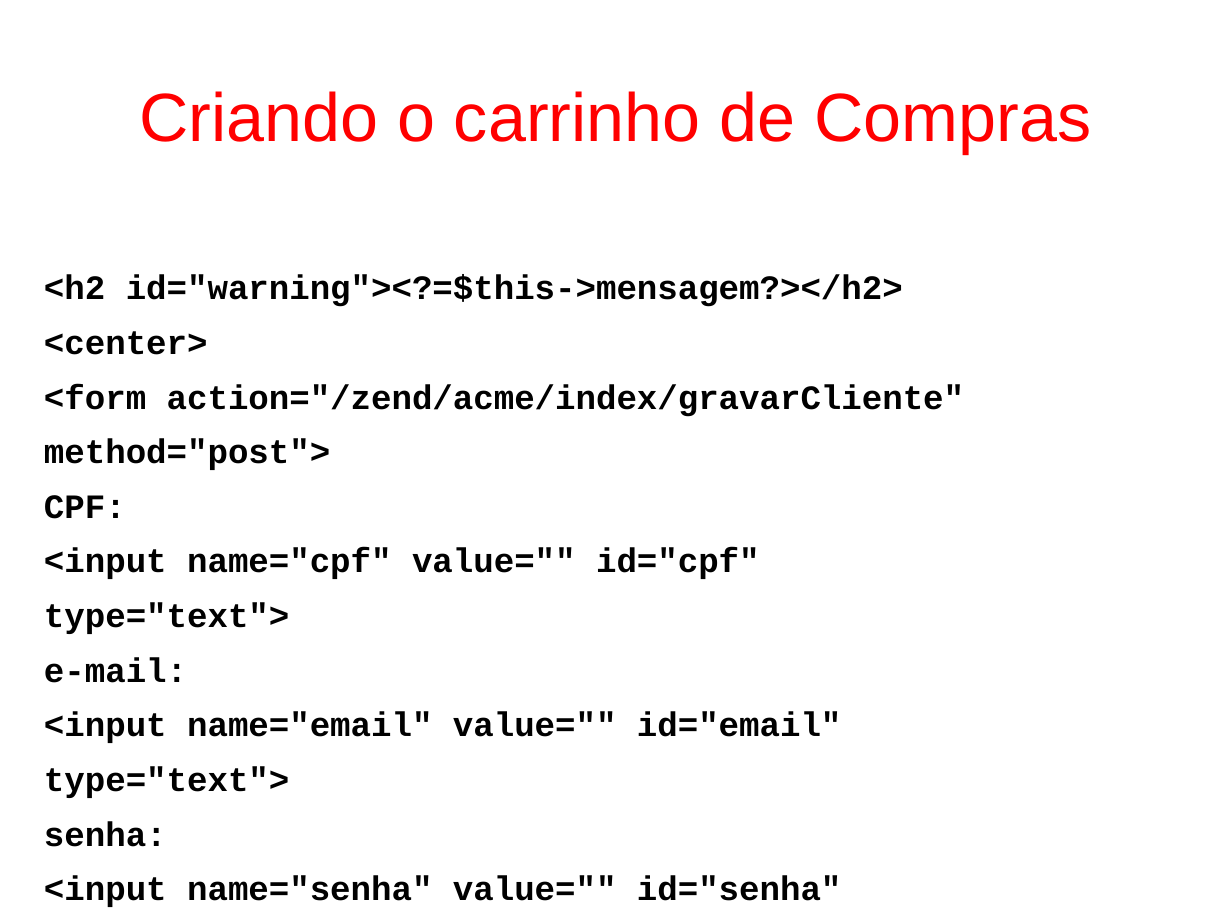
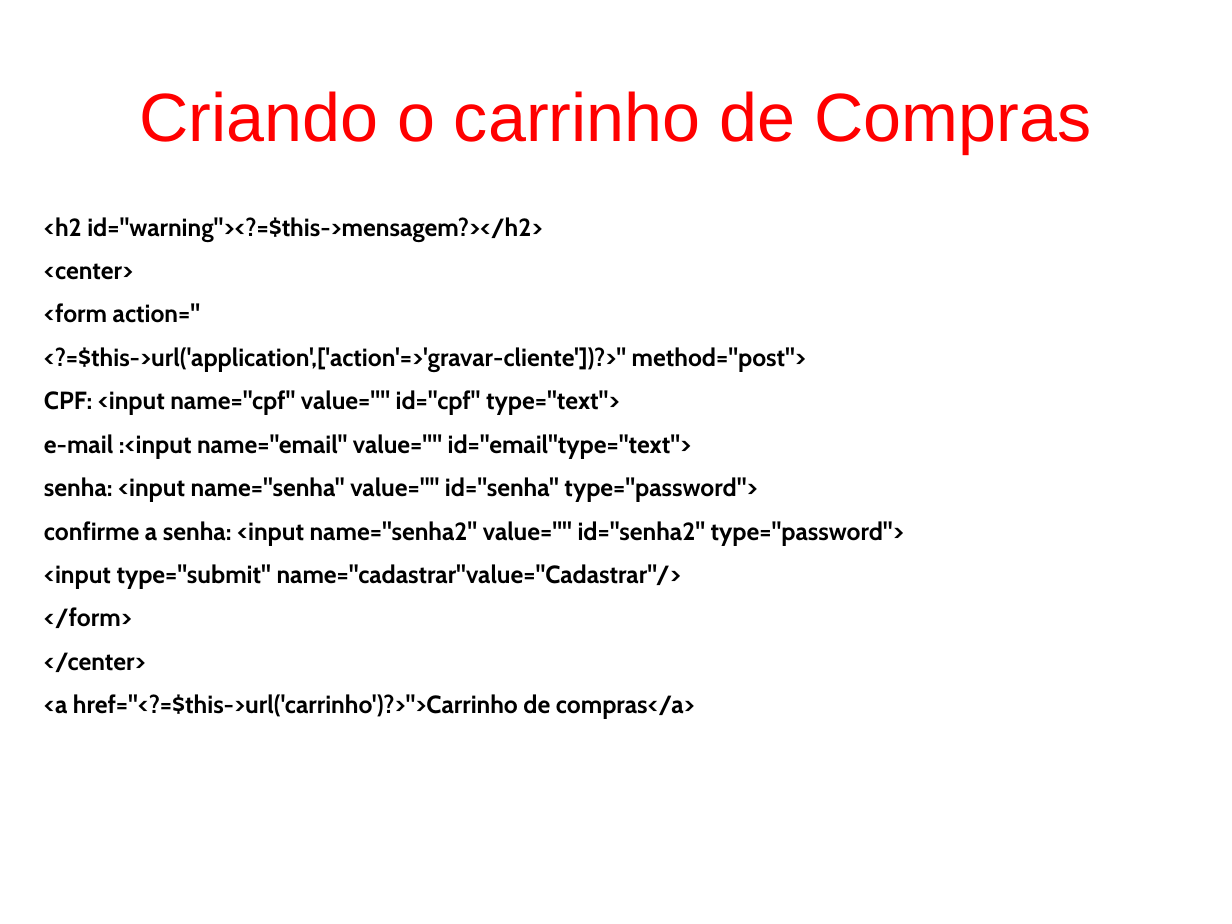
Before and after one commit to fgsl/lojasacme, a slide deck: slide 107 of docs/tutorial.odp (slide 110 before the commit). Drawn at 1232x924 pixels with LibreOffice and Linux fonts; fonts in the diff are those of the drawing. Boxes give left, top, right and bottom in pixels: in the first picture for what was removed or moved away, otherwise in the second. Text is boxed around its words. In the diff, an @@ line names an element or a change of style, - is before the commit and + after.

Commit message:
Implementar o método acessar da classe IndexController #55

```diff
--- a/docs/tutorial.odp
+++ b/docs/tutorial.odp
@@ text at [44,217,542,280]: size 22 to 16 pt, font Courier New to Cabin in "<h2 id="warning"><?=$this->mensagem?></h2>", "<center>" @@
@@ text at [44,303,904,719]: text changed; size 22 to 16 pt; font Courier New to Cabin @@
-<form action="/zend/acme/index/gravarCliente"
-method="post">
-CPF:
-<input name="cpf" value="" id="cpf"
-type="text">
-e-mail:
-<input name="email" value="" id="email"
-type="text">
-senha:
-<input name="senha" value="" id="senha"
-type="password">
+<form action="
+<?=$this->url('application',['action'=>'gravar-cliente'])?>" method="post">
+CPF: <input name="cpf" value="" id="cpf" type="text">
+e-mail :<input name="email" value="" id="email"type="text">
+senha: <input name="senha" value="" id="senha" type="password">
+confirme a senha: <input name="senha2" value="" id="senha2" type="password">
+<input type="submit" name="cadastrar"value="Cadastrar"/>
+</form>
+</center>
+<a href="<?=$this->url('carrinho')?>">Carrinho de compras</a>
```
Also in this commit, not shown: 24 other slides changed, 2 slides added, 7 slides removed, 5 other files.
